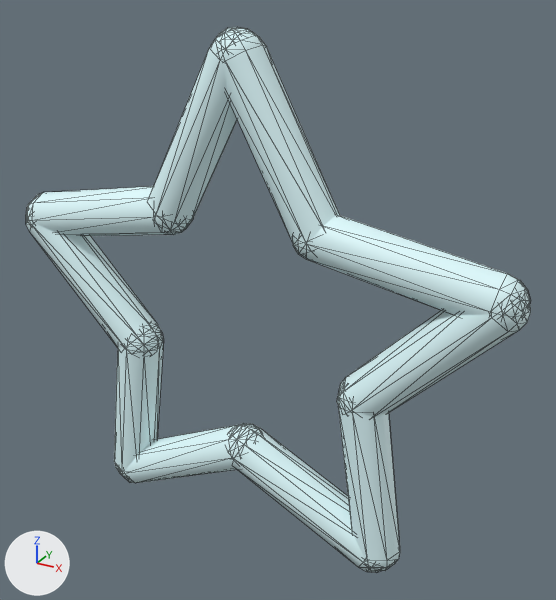
A saved change to the glTF model tubeStar.gltf.
One viewpoint serves both versions: a 50 mm camera at (2.19, -3.56, 3.46) aimed at (0.17, 0.12, 1.62). The lights are fixed; the arrows at lower left show +X, +Y and +Z. Mesh edges are drawn as thin lines. Where no turn or scale is listed for an object, it has been applied to the vertices.

Names of what the first picture shows: 'Capsule', 'Capsule.001', 'Capsule.004', 'Capsule.005', 'Capsule.006', 'Capsule.007', 'Capsule.008', 'Capsule.009', 'Capsule.010', 'Capsule.011'.
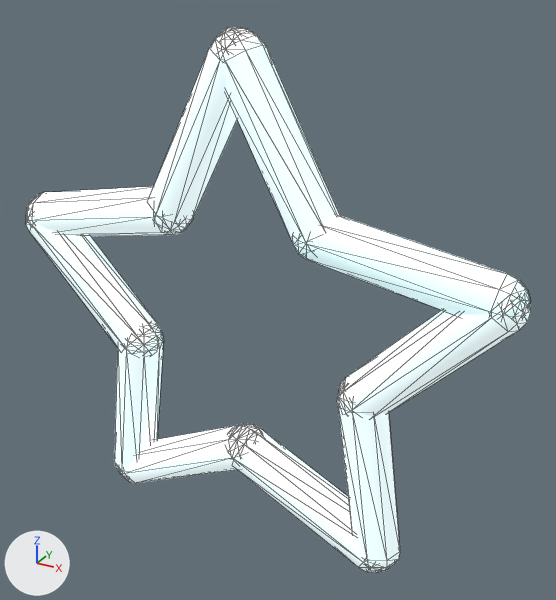
Boxes (x1, y1, x2, y2) around the edits, measured in the pictures (556 x 600 px):
'Capsule', surface changed: (292, 215, 531, 318) in both
'Capsule.011', surface changed: (220, 27, 340, 252) in both
'Capsule.001', surface changed: (337, 294, 531, 417) in both
'Capsule.010', surface changed (grey to white): (149, 27, 238, 230) in both
'Capsule.005', surface changed: (227, 424, 380, 573) in both
'Capsule.004', surface changed (grey to white): (338, 402, 400, 571) in both
'Capsule.008', surface changed: (26, 210, 163, 355) in both
'Capsule.009', surface changed: (26, 186, 193, 236) in both
'Capsule.007', surface changed (grey to white): (114, 324, 164, 479) in both
'Capsule.006', surface changed: (119, 424, 260, 483) in both

Edits to the bpy script that builds the scene:
```text
Change mat_material_0:
    add mat_material_0.emission_strength = 0.5
Change mat_material_1:
    add mat_material_1.emission_strength = 0.5
```
